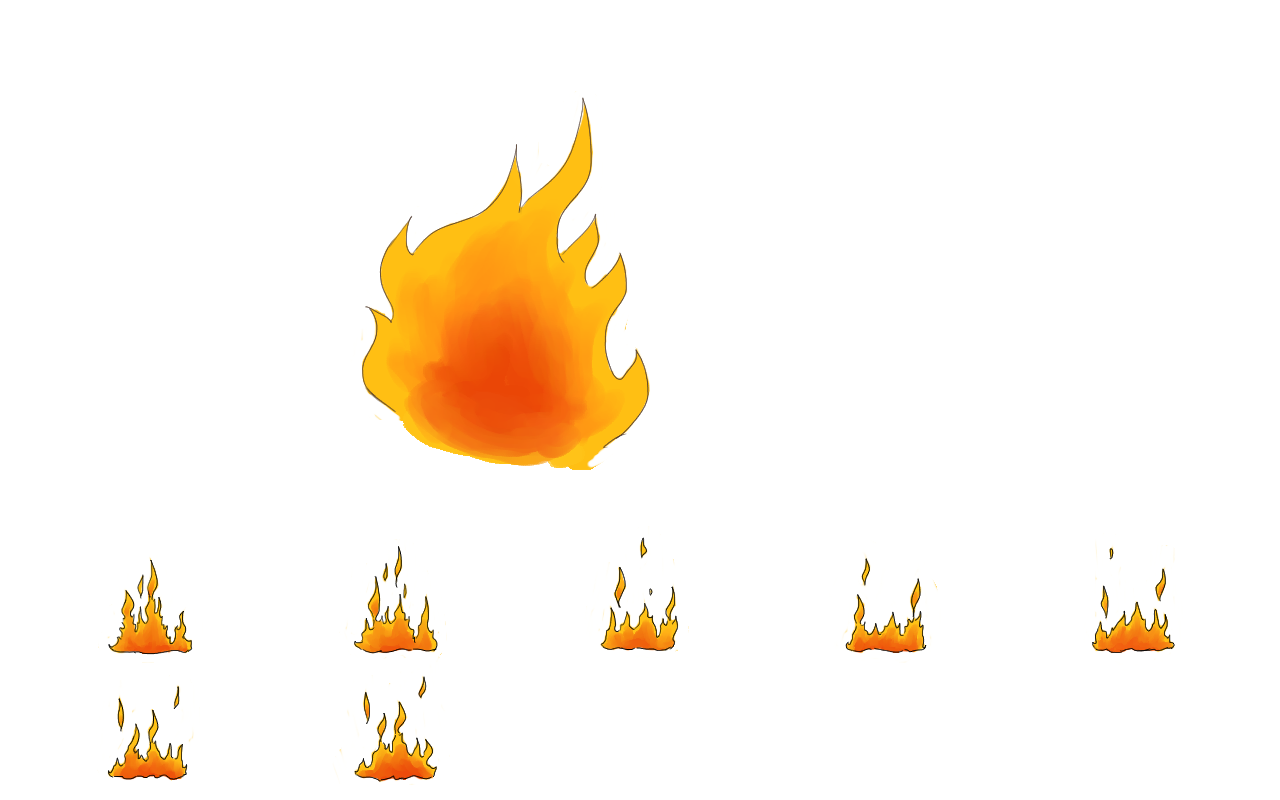
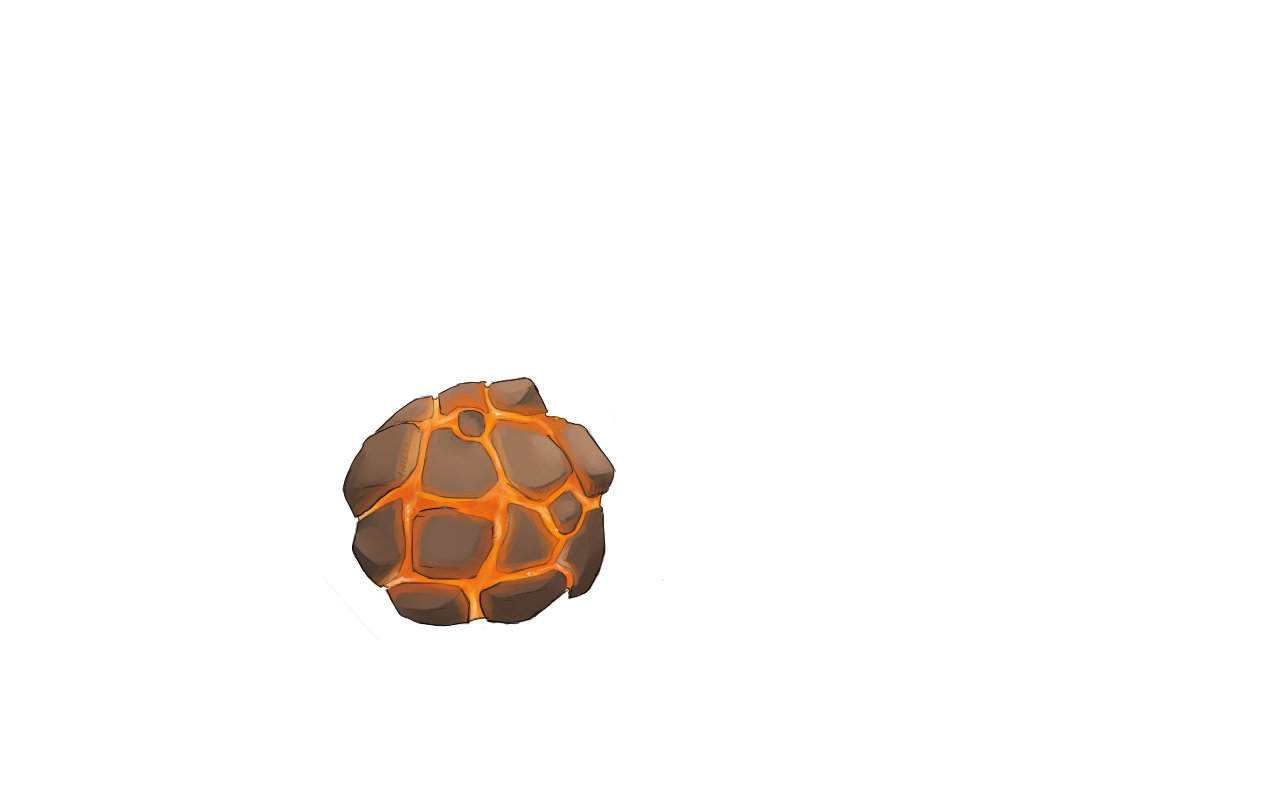
Revision of a layered w=1280, h=800 image; what changed, layer by layer:
added group "Meteor Fire" with 4 layers above "Meteor" over left=322, top=353, right=664, bottom=648
added layer "Layer 14" in group "Meteor Fire" over left=355, top=380, right=610, bottom=623
added layer "Layer 2" (1st of 2, in "Meteor Fire") in group "Meteor Fire" over left=342, top=377, right=616, bottom=627
added layer "Layer 3" (1st of 2, in "Meteor Fire") in group "Meteor Fire" over left=322, top=353, right=664, bottom=648
added layer "Layer 15" in group "Meteor Fire" over left=353, top=376, right=613, bottom=629
renamed "Layer 12" to "Layer 3", hid it, moved it into group "Meteor", painted on it over left=108, top=353, right=1175, bottom=782
renamed "Layer 13" to "Layer 1", hid it, moved it into group "Meteor", painted on it over left=97, top=379, right=1175, bottom=785
